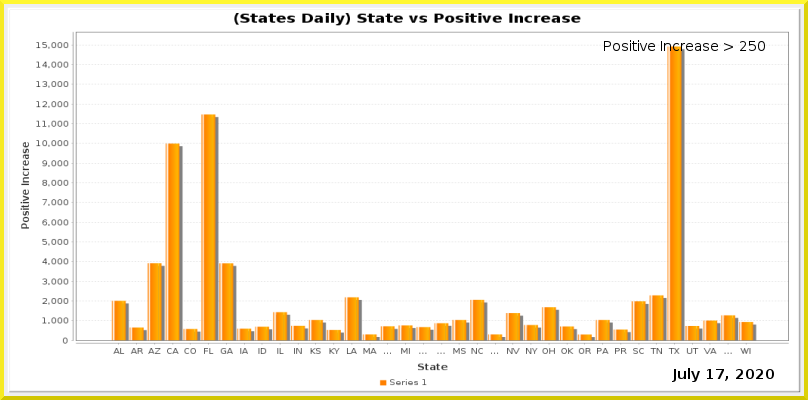
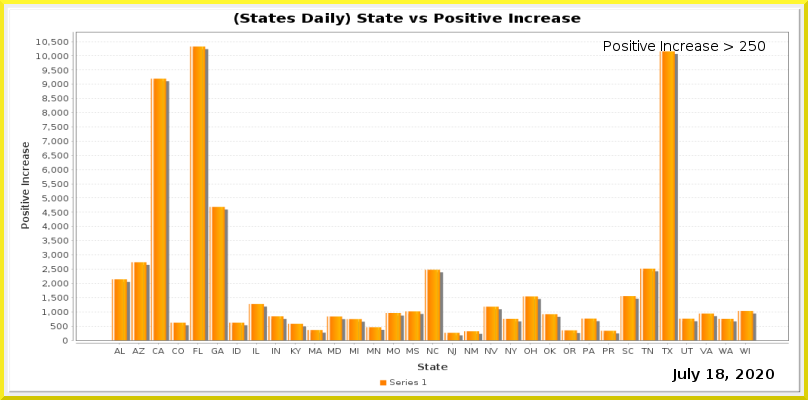
Layered file, before and after one edit (808 x 400). Changes by layer:
painted on "Current Date" over [716, 369, 724, 379]
painted on "Date_vs_TestIncrease.png" over [36, 38, 789, 356]
